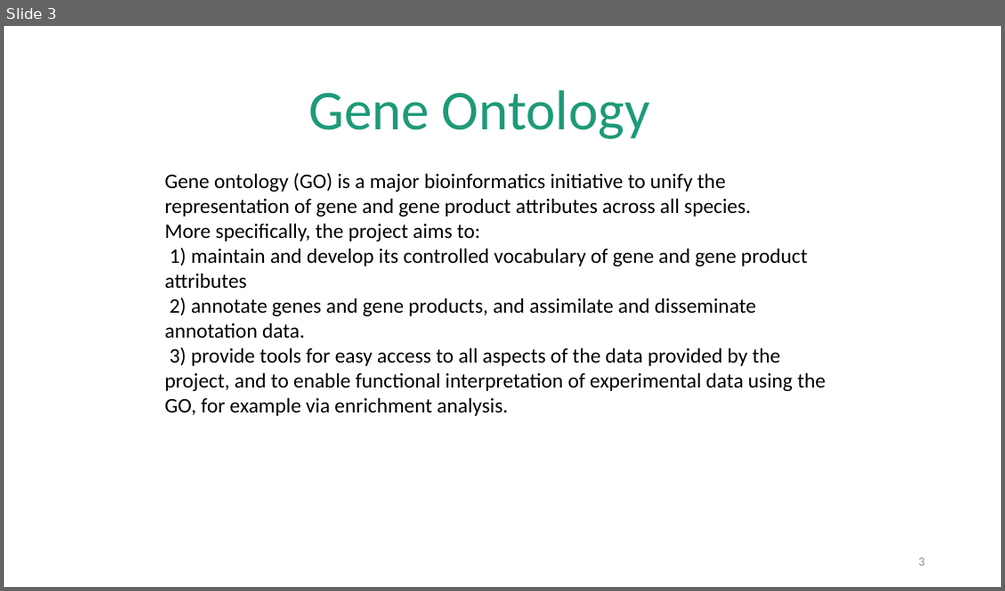
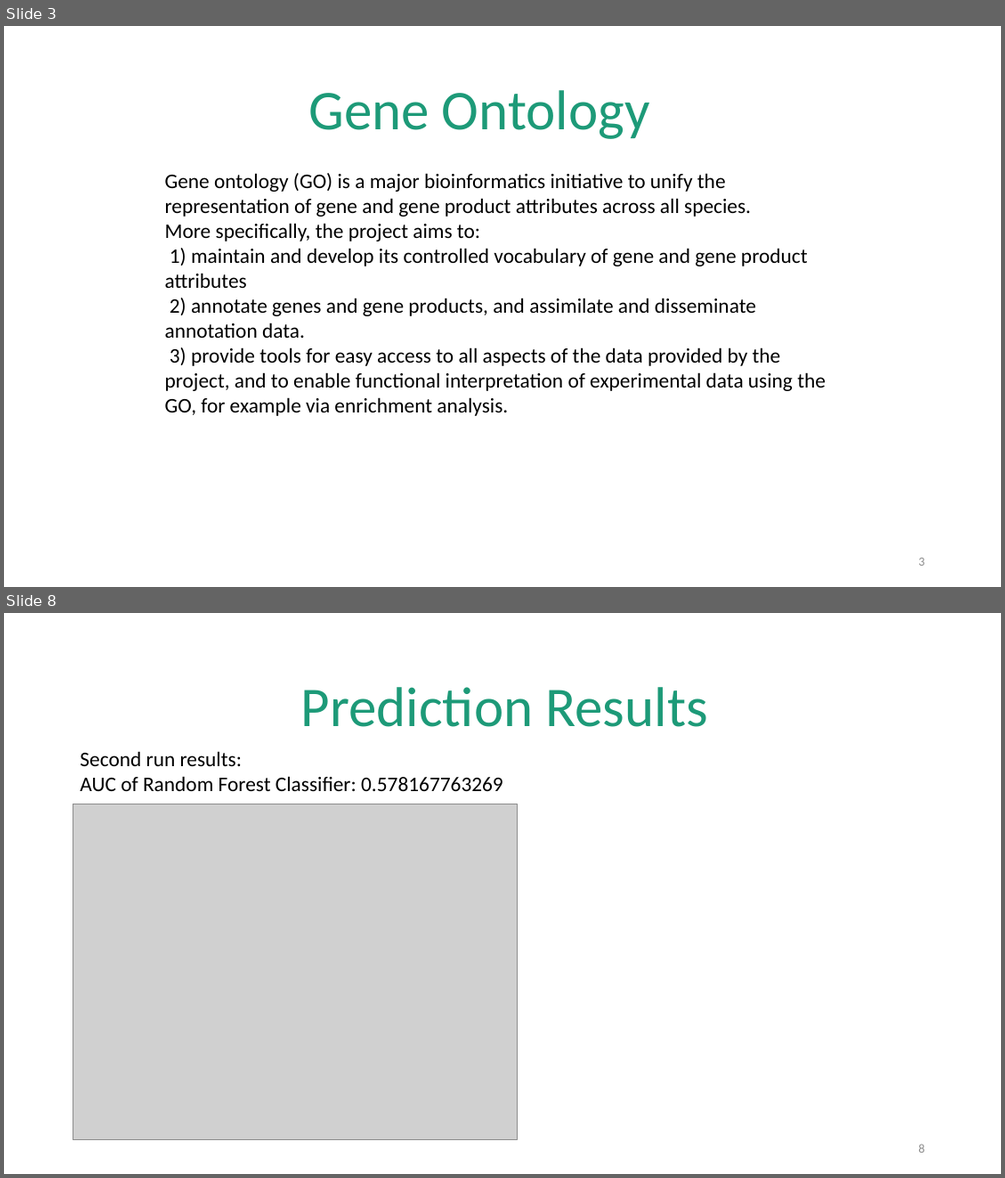
Before and after one commit to bmk1239/predict_telomere_length, a slide deck: presentation.pptx. Shown one above the other, each under a label of ours: slide 3 before the commit, slides 3 and 8 after it; the slides between them are not shown. The pictures are 1005x591 and 1005x1178 pixels, drawn with LibreOffice and Linux fonts; fonts in the diff are those of the drawing; grey boxes stand for pictures. Boxes give left, top, right and bottom in pixels: in the first picture for what was removed or moved away, otherwise in the second. Text is boxed around its words. In the diff, an @@ line names an element or a change of style, - is before the commit and + after.

```diff
--- a/presentation.pptx
+++ b/presentation.pptx
@@ slide 8 added at [4, 613, 1001, 1174], background #FFFFFF @@
@@ text added at [301, 687, 708, 727], 54 pt, text #1D9A78 @@
+Prediction Results
@@ text added at [80, 751, 503, 791], 20 pt, text #000000 @@
+Second run results:
+AUC of Random Forest Classifier: 0.578167763269
@@ picture added at [73, 803, 517, 1140] @@
@@ page number added at [918, 1143, 924, 1152], 12 pt, text #8C8C8C @@
+8
```
Also in this commit, not shown: 4 slides changed, 1 other slide added.
